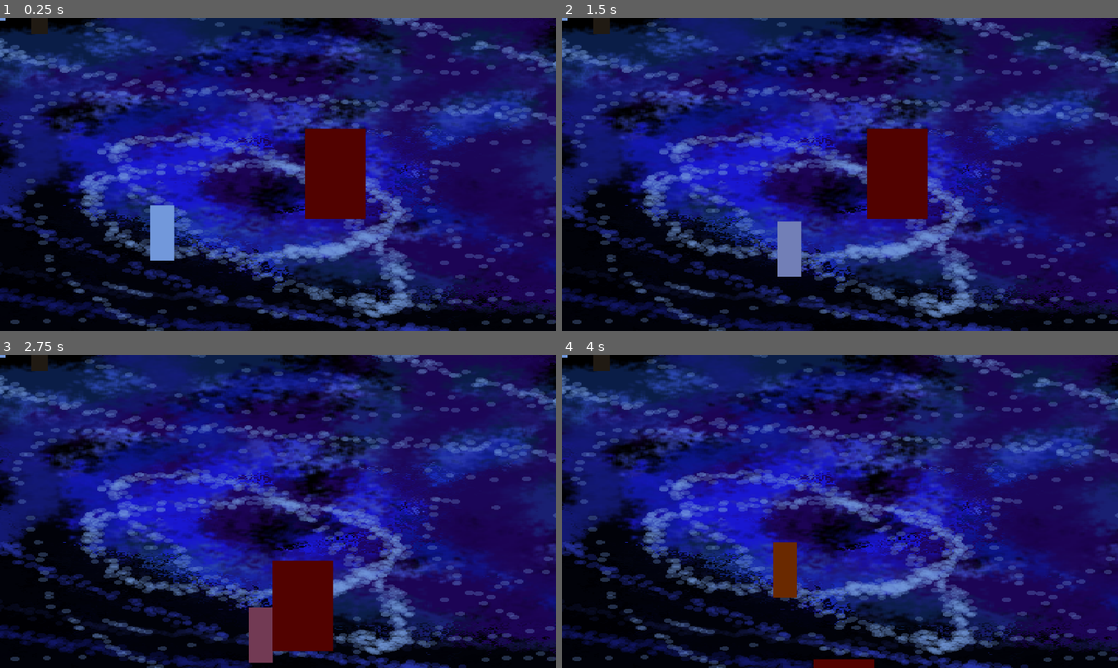
Above: before the commit, frames 1-4 (two rows, left to right).
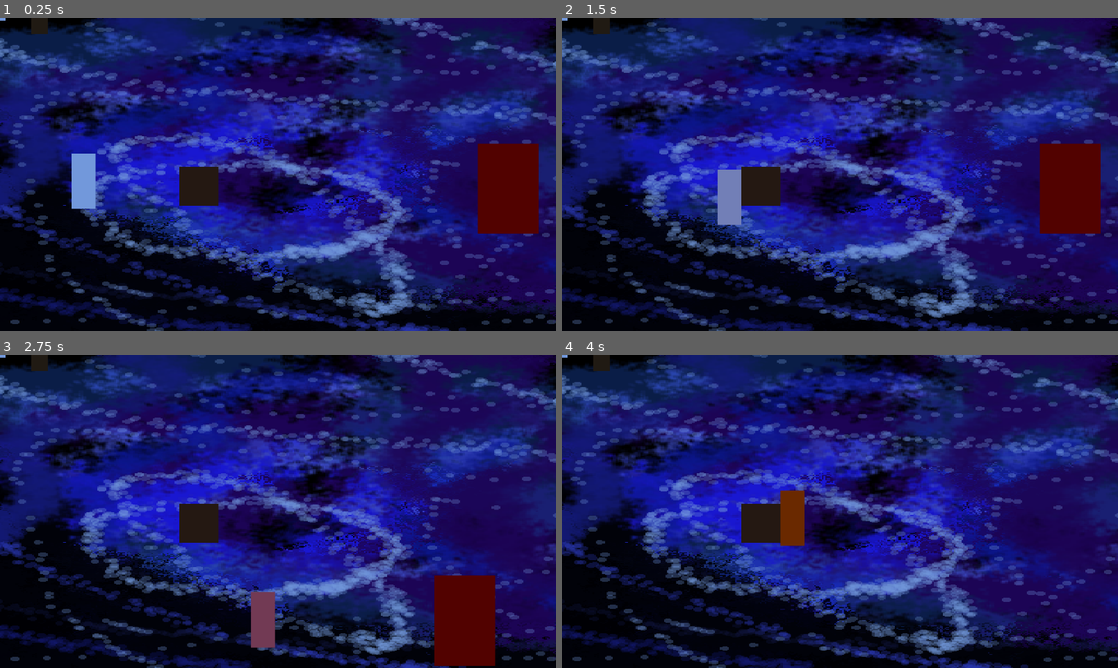
Above: after the commit, the same moments.

Repository: Lacottick/CtrlLacoJAM
Game: Godot game, scene res://scenes/levels/test_level.tscn
Two runs of this game, one before a commit and one after it. Both use one fixed random seed, a clock stepped at 60 frames per second and the inputs below.
Inputs:
- Up to frame 1 (0.25 s): no input
- Up to frame 2 (1.5 s): tap Enter at 0.5 s; hold D (right) 0.53-1.28 s; tap Shift (dash, bound only after the commit) at 0.6 s; hold S (down) from 1.28 s (still down); tap F (attack) at 1.35 s
- Up to frame 3 (2.75 s): tap Shift (dash, bound only after the commit) at 1.55, 2.3 s; release S (down) at 2.03 s; hold D (right) from 2.03 s (still down); tap E (interact) at 2.1 s
- Up to frame 4 (4 s): release D (right) at 2.78 s; hold W (up) 2.78-3.53 s; tap R (special) at 2.85 s; tap Shift (dash, bound only after the commit) at 3.05, 3.8 s; hold A (left) from 3.53 s (still down); tap Q (switch_weapon) at 3.6 s

The runs differ from the first frame. In frame 1, 8.7% of the frame differs, in the area x 12-97%, y 35-78%; in frame 2, 8.7%; in frame 3, 7.7%; in frame 4, 2.7%.

Commit message:
Dash funcional, objetos ainda não funcionando.

Diff:
--- a/actors/enemy/base_enemy.gd
+++ b/actors/enemy/base_enemy.gd
@@ -25,13 +25,11 @@
 		States.Idle:
 			movement.set_direction(Vector2.ZERO)
 			idle_timer.start(randf_range(min_idle_time, max_idle_time))
-			print("Inimigo: Parado")
 
 		States.Move:
 			var random_dir = get_random_direction()
 			movement.set_direction(random_dir)
 			move_timer.start(randf_range(min_move_time, max_move_time))
-			print("Inimigo: Movendo para ", random_dir)
 
 func get_random_direction() -> Vector2:
 	return Vector2(randf_range(-1, 1), randf_range(-1, 1)).normalized()
@@ -39,6 +37,5 @@
 func _on_idle_timer_timeout() -> void:
 	set_state(States.Move)
 
-
 func _on_move_timer_timeout() -> void:
 	set_state(States.Idle)
--- a/actors/player/player.gd
+++ b/actors/player/player.gd
@@ -8,6 +8,7 @@
 @onready var weapon: WeaponController = $WeaponController
 
 @export var character_id: int
+@export var is_dashing: bool = false
 
 func _ready():
 	character_id = get_instance_id()
@@ -23,6 +24,8 @@
 		animation.play_attack(used_skill)
 	if action == "switch_weapon":
 		weapon.switch_weapon()
+	if action == "dash":
+		movement.dash()
 
 func on_hitbox_damaged(amount: float) -> void:
 	stats.take_damage(stats.character_id, amount)
--- a/actors/player/player.tscn
+++ b/actors/player/player.tscn
@@ -305,7 +305,7 @@
 [sub_resource type="RectangleShape2D" id="RectangleShape2D_15y17"]
 size = Vector2(110, 254)
 
-[node name="BaseCharacter" type="CharacterBody2D" unique_id=1540911931]
+[node name="BaseCharacter" type="CharacterBody2D" unique_id=1540911931 groups=["Entities"]]
 material = SubResource("ShaderMaterial_lsln6")
 scale = Vector2(0.5, 0.5)
 motion_mode = 1
@@ -332,6 +332,8 @@
 
 [node name="MovementController" type="Node" parent="." unique_id=2015551705]
 script = ExtResource("2_esgq3")
+dash_speed = 900.0
+dash_duration = 0.3
 metadata/_custom_type_script = "uid://dc4ufxni2j3t3"
 
 [node name="InputController" type="Node" parent="." unique_id=571808249]
--- a/controllers/input_controller.gd
+++ b/controllers/input_controller.gd
@@ -13,6 +13,7 @@
 		direction_changed.emit(Vector2.ZERO)
 		return
 
+	# Passa a direção em que o personagem deve olhar
 	var input_dir = Vector2.ZERO
 	input_dir.x = Input.get_axis("left", "right")
 	input_dir.y = Input.get_axis("up", "down")
@@ -21,6 +22,10 @@
 		input_dir = input_dir.normalized()
 
 	direction_changed.emit(input_dir)
+
+	# Ações especiais
+	if Input.is_action_just_pressed("dash"):
+		action_performed.emit("dash")
 
 	if Input.is_action_just_pressed("attack"):
 		action_performed.emit("attack")
--- a/controllers/movement_controller.gd
+++ b/controllers/movement_controller.gd
@@ -1,6 +1,9 @@
 class_name MovementController extends Node
 
 @export var speed: float = 200.0
+@export var dash_speed: float = 800.0
+@export var dash_duration: float = 0.2
+
 var current_direction: Vector2 = Vector2.ZERO
 var body: CharacterBody2D
 
@@ -17,3 +20,21 @@
 	if body:
 		body.velocity = current_direction * speed
 		body.move_and_slide()
+
+func dash() -> void:
+	if body and not body.is_dashing and current_direction != Vector2.ZERO:
+		execute_dash()
+
+func execute_dash() -> void:
+	body.is_dashing = true
+	body.velocity = current_direction * dash_speed
+	var tween = create_tween()
+	tween.tween_interval(dash_duration)
+	tween.finished.connect(func(): body.is_dashing = false)
+
+	dash_loop()
+
+func dash_loop() -> void:
+	while body.is_dashing:
+		body.move_and_slide()
+		await get_tree().physics_frame
--- /dev/null
+++ b/objects/destructable_object.gd
@@ -0,0 +1,17 @@
+extends StaticBody2D
+
+@onready var object_hitbox: ObjectHitboxController = $ObjectHitboxController
+@onready var object_stats: ObjectStatsController = $ObjectStatsController
+
+@export var character_id: int
+
+func _ready():
+	character_id = get_instance_id()
+	object_hitbox.damage_received.connect(on_hitbox_damaged)
+	object_stats.destroy.connect(on_destroyed)
+
+func on_hitbox_damaged(amount: float) -> void:
+	object_stats.take_damage(character_id, amount)
+
+func on_destroyed() -> void:
+	queue_free()
--- /dev/null
+++ b/objects/destructable_object.tscn
@@ -0,0 +1,37 @@
+[gd_scene format=3 uid="uid://c32si4busy7gc"]
+
+[ext_resource type="Script" uid="uid://euny1dbw7ubd" path="res://objects/destructable_object.gd" id="1_13san"]
+[ext_resource type="Script" uid="uid://hu7kgb2ywt3a" path="res://objects/object_hitbox_controller.gd" id="2_13san"]
+[ext_resource type="Script" uid="uid://8u333l4f2kh2" path="res://objects/object_stats_controller.gd" id="3_ht5qw"]
+
+[sub_resource type="RectangleShape2D" id="RectangleShape2D_axg71"]
+size = Vector2(89, 87)
+
+[sub_resource type="CanvasTexture" id="CanvasTexture_dre2e"]
+
+[sub_resource type="RectangleShape2D" id="RectangleShape2D_dre2e"]
+size = Vector2(89, 90)
+
+[node name="DestructableObject" type="StaticBody2D" unique_id=778223441]
+script = ExtResource("1_13san")
+
+[node name="CollisionShape2D" type="CollisionShape2D" parent="." unique_id=1920875044]
+shape = SubResource("RectangleShape2D_axg71")
+
+[node name="Sprite2D" type="Sprite2D" parent="." unique_id=699914277]
+modulate = Color(0.31764707, 0.15686275, 0.08235294, 1)
+scale = Vector2(89.5, 89.5)
+texture = SubResource("CanvasTexture_dre2e")
+
+[node name="ObjectHitboxController" type="Area2D" parent="." unique_id=841327353]
+script = ExtResource("2_13san")
+metadata/_custom_type_script = "uid://hu7kgb2ywt3a"
+
+[node name="CollisionShape2D" type="CollisionShape2D" parent="ObjectHitboxController" unique_id=1756928613]
+shape = SubResource("RectangleShape2D_dre2e")
+
+[node name="ObjectStatsController" type="Node" parent="." unique_id=191929145]
+script = ExtResource("3_ht5qw")
+metadata/_custom_type_script = "uid://8u333l4f2kh2"
+
+[connection signal="body_entered" from="ObjectHitboxController" to="." method="_on_object_hitbox_controller_body_entered"]
--- /dev/null
+++ b/objects/object_hitbox_controller.gd
@@ -0,0 +1,5 @@
+class_name ObjectHitboxController extends HitboxController
+
+func _on_object_hitbox_controller_body_entered(body: Node2D) -> void:
+	if body.is_in_group("Entities"):
+		damage_received.emit(10)
--- /dev/null
+++ b/objects/object_stats_controller.gd
@@ -0,0 +1,20 @@
+class_name ObjectStatsController extends Node
+
+signal destroy
+
+@export var durability: float = 10.0
+
+var character_id: int
+
+func _ready() -> void:
+	character_id = get_parent().get_instance_id()
+
+func take_damage(target_id: int, amount: float) -> void:
+	if target_id == character_id:
+		change_health(amount)
+
+func change_health(amount: float) -> void:
+	durability -= amount
+
+	if durability <= 0:
+		destroy.emit()
--- a/project.godot
+++ b/project.godot
@@ -27,6 +27,10 @@
 [dotnet]
 
 project/assembly_name="ProjetoJAM"
+
+[global_group]
+
+Entities="Player, Bosses, NPCs"
 
 [input]
 
@@ -70,6 +74,11 @@
 "events": [Object(InputEventKey,"resource_local_to_scene":false,"resource_name":"","device":-1,"window_id":0,"alt_press …(192 unchanged characters)…
 ]
 }
+dash={
+"deadzone": 0.2,
+"events": [Object(InputEventKey,"resource_local_to_scene":false,"resource_name":"","device":-1,"window_id":0,"alt_pressed":false,"shift_pressed":false,"ctrl_pressed":false,"meta_pressed":false,"pressed":false,"keycode":0,"physical_keycode":4194325,"key_label":0,"unicode":0,"location":0,"echo":false,"script":null)
+]
+}
 
 [physics]
 
--- a/scenes/levels/test_level.tscn
+++ b/scenes/levels/test_level.tscn
@@ -3,6 +3,7 @@
 [ext_resource type="Texture2D" uid="uid://chxq6kg1aslkb" path="res://assets/Space_background.png" id="1_alwyk"]
 [ext_resource type="PackedScene" uid="uid://st4h1i4ffas4" path="res://actors/player/player.tscn" id="3_fr1um"]
 [ext_resource type="PackedScene" uid="uid://br50at6rbv0ou" path="res://scenes/level_door/door.tscn" id="3_vxsof"]
+[ext_resource type="PackedScene" uid="uid://c32si4busy7gc" path="res://objects/destructable_object.tscn" id="5_48ne7"]
 [ext_resource type="PackedScene" uid="uid://biyf886cs63in" path="res://actors/enemy/base_enemy.tscn" id="6_6xh4u"]
 
 [node name="TestLevel" type="Node2D" unique_id=770727597]
@@ -17,7 +18,7 @@
 position = Vector2(91, 18)
 
 [node name="BaseCharacter" parent="." unique_id=1540911931 instance=ExtResource("3_fr1um")]
-position = Vector2(373, 558)
+position = Vector2(192, 439)
 
 [node name="DirectionalLight2D" type="DirectionalLight2D" parent="." unique_id=493028597]
 color = Color(0.4262003, 0.31027228, 0.107836254, 1)
@@ -28,4 +29,7 @@
 height = 1.0
 
 [node name="BaseEnemy" parent="." unique_id=1379502764 instance=ExtResource("6_6xh4u")]
-position = Vector2(772, 462)
+position = Vector2(1170, 496)
+
+[node name="DestructableObject" parent="." unique_id=778223441 instance=ExtResource("5_48ne7")]
+position = Vector2(458, 387)
Not shown, added: objects/destructable_object.gd.uid
Not shown, added: objects/object_hitbox_controller.gd.uid
Not shown, added: objects/object_stats_controller.gd.uid
